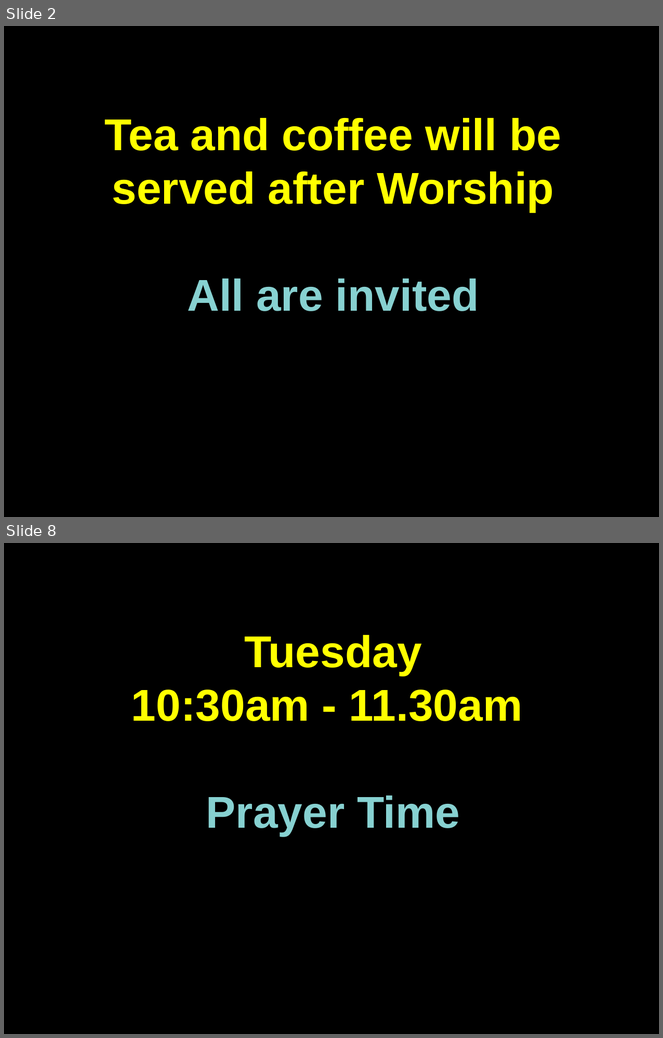
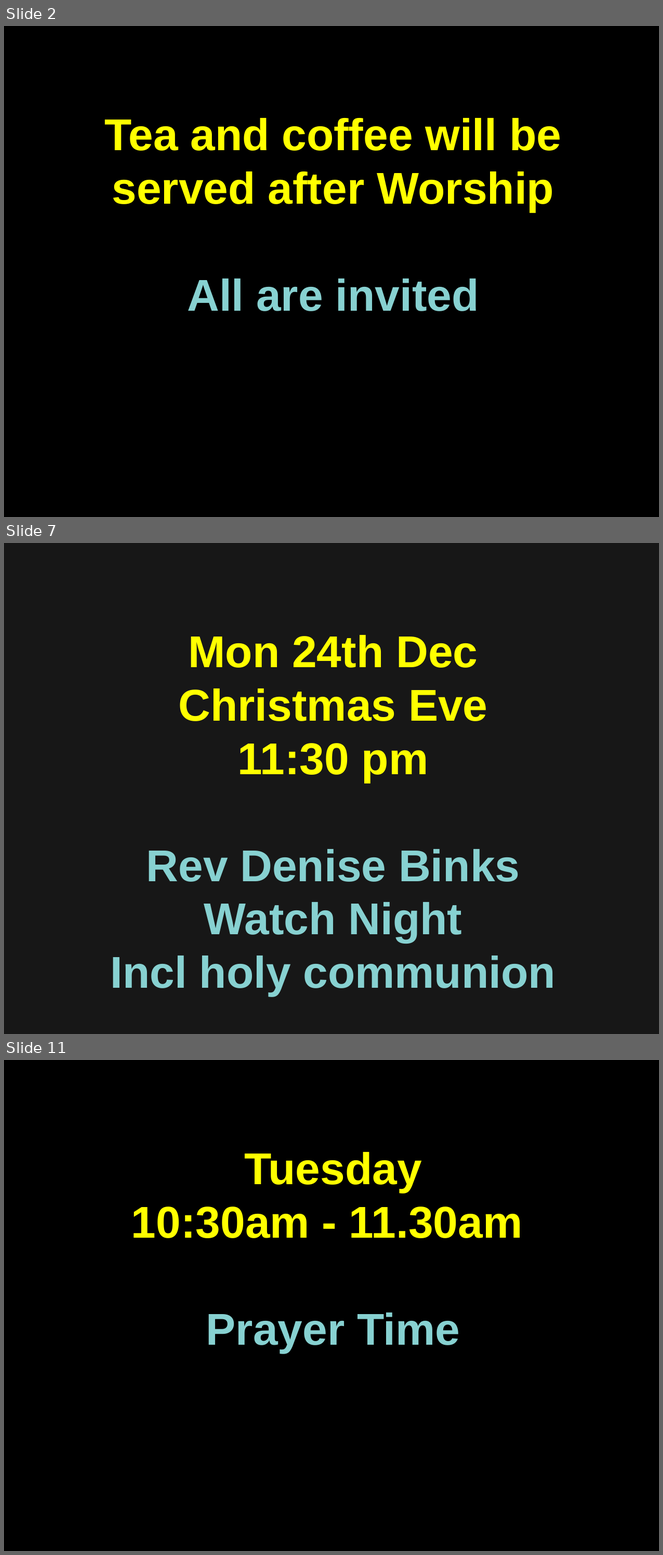
Before and after one commit to martinforsyth/bsuc-audio-visual, a slide deck: resources/presentations/impress/welcome.dark.background.odp. Shown one above the other, each under a label of ours: slides 2 and 8 before the commit, slides 2, 7 and 11 after it; the slides between them are not shown. The pictures are 663x1038 and 663x1555 pixels, drawn with LibreOffice and Linux fonts; fonts in the diff are those of the drawing. Boxes give left, top, right and bottom in pixels: in the first picture for what was removed or moved away, otherwise in the second. Text is boxed around its words. In the diff, an @@ line names an element or a change of style, - is before the commit and + after.

```diff
--- a/resources/presentations/impress/welcome.dark.background.odp
+++ b/resources/presentations/impress/welcome.dark.background.odp
@@ slide 7 added at bbox=[4, 543, 659, 1034], background #171717 @@
@@ text added at bbox=[111, 635, 556, 996], 54 pt, text #87D1D1, bold @@
+Mon 24th Dec
+Christmas Eve
+11:30 pm
+Rev Denise Binks
+Watch Night
+Incl holy communion
@@ what was slide 8 is now slide 11 @@
```
Also in this commit, not shown: 4 slides changed, 2 other slides added.
